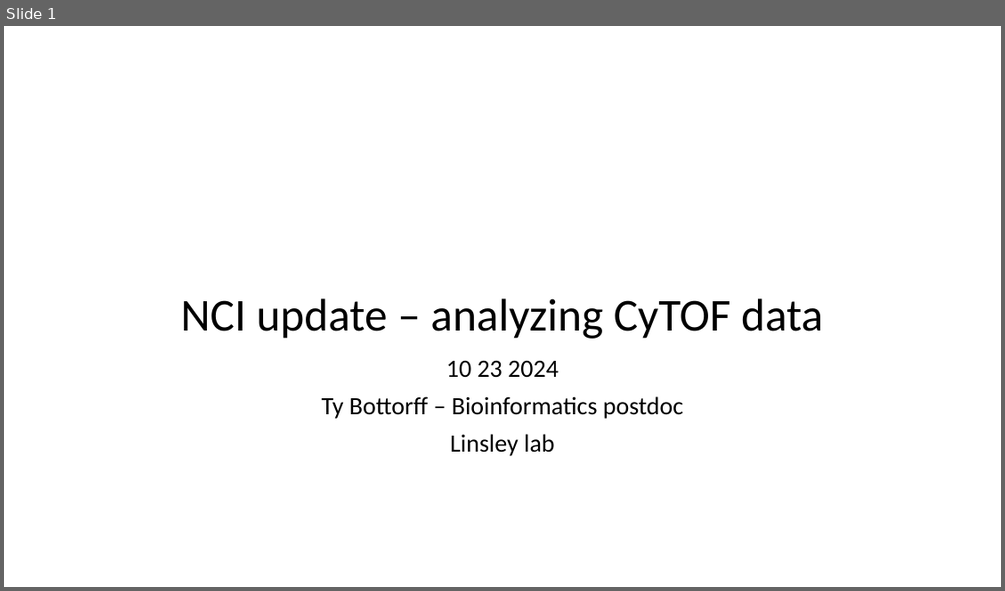
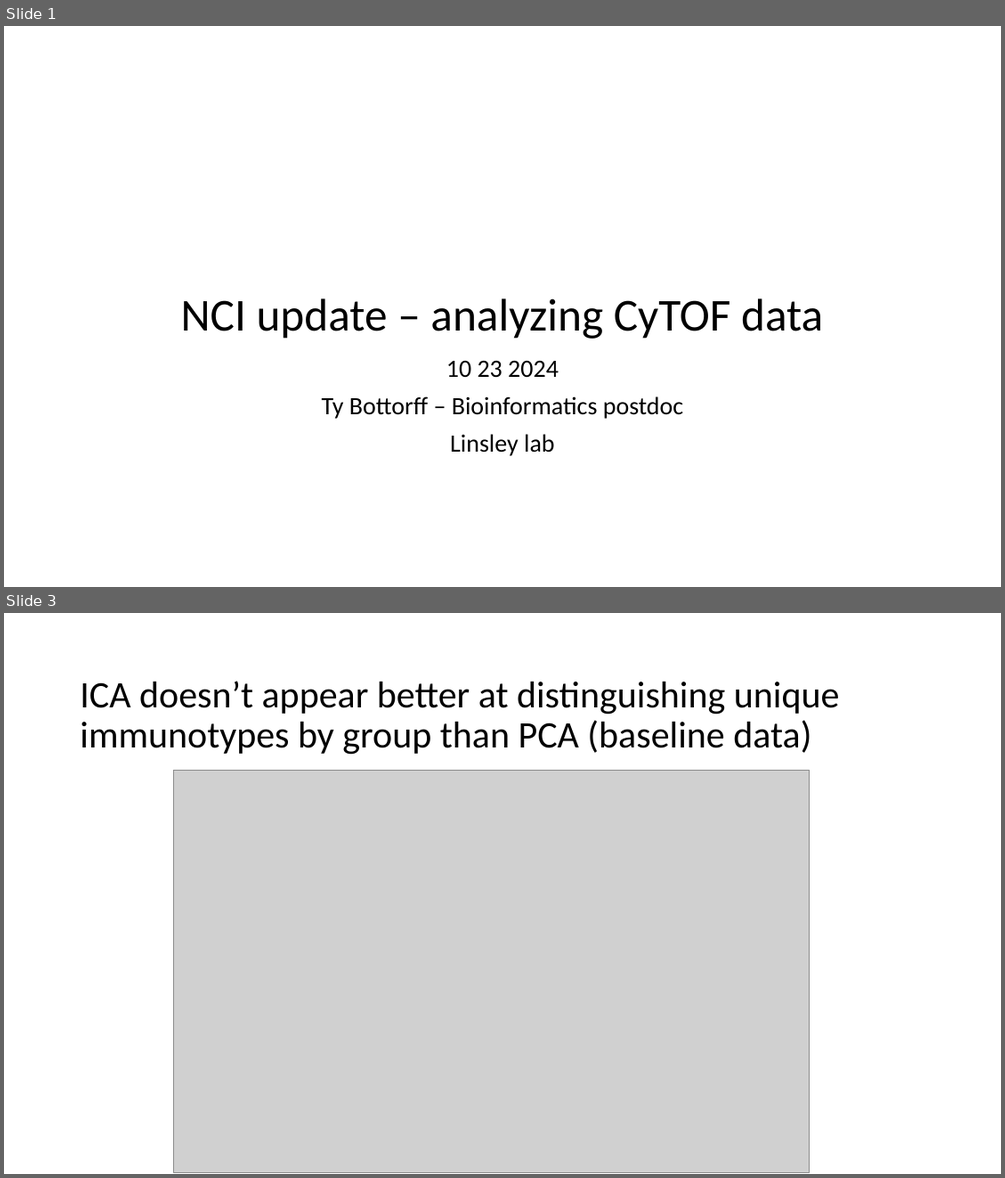
Before and after one commit to tybottorff/bottorffdocs, a slide deck: presentations/NCI_talks/2024_10_23.pptx. Shown one above the other, each under a label of ours: slide 1 before the commit, slides 1 and 3 after it; the slides between them are not shown. The pictures are 1005x591 and 1005x1178 pixels, drawn with LibreOffice and Linux fonts; fonts in the diff are those of the drawing; grey boxes stand for pictures. Boxes give left, top, right and bottom in pixels: in the first picture for what was removed or moved away, otherwise in the second. Text is boxed around its words. In the diff, an @@ line names an element or a change of style, - is before the commit and + after.

```diff
--- a/presentations/NCI_talks/2024_10_23.pptx
+++ b/presentations/NCI_talks/2024_10_23.pptx
@@ slide 3 added at [4, 613, 1001, 1174], background #FFFFFF @@
@@ title added at [80, 681, 840, 755], 36 pt, text #000000 @@
+ICA doesn’t appear better at distinguishing unique immunotypes by group than PCA (baseline data)
@@ picture added at [174, 770, 809, 1172] @@
```
Also in this commit, not shown: 6 slides changed, 1 other slide added.
